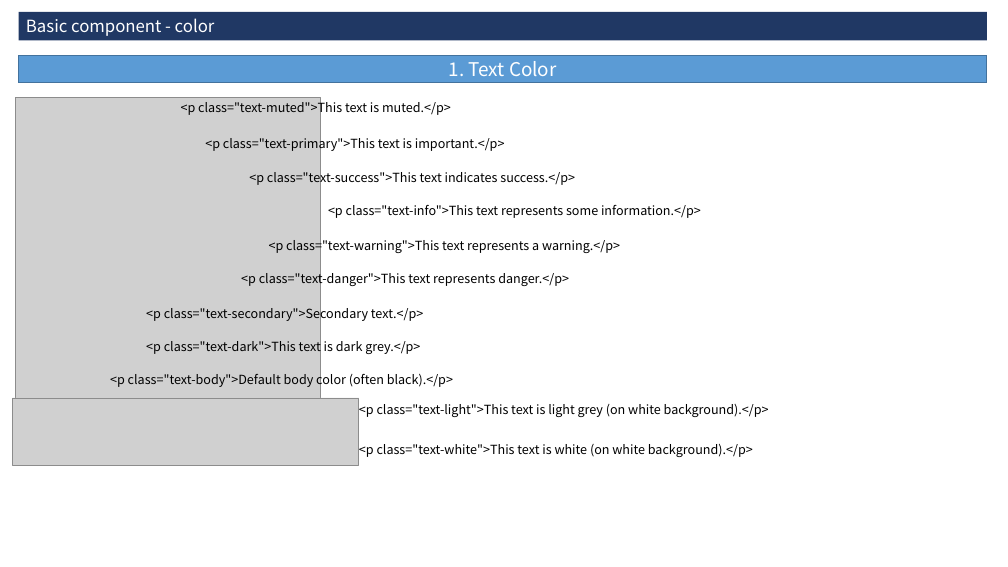
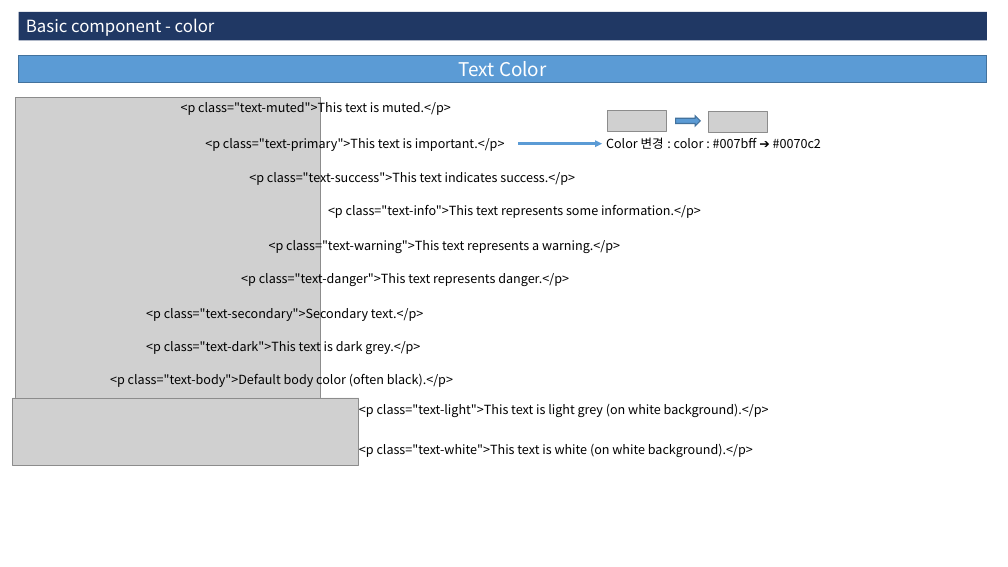
Before and after one commit to 3dwebart/html-publish, a slide deck: slide 32 of web/data/guide.pptx (slide 11 before the commit). Drawn at 1008x567 pixels with LibreOffice and Linux fonts; fonts in the diff are those of the drawing; grey boxes stand for pictures. Boxes give left, top, right and bottom in pixels: in the first picture for what was removed or moved away, otherwise in the second. Text is boxed around its words. In the diff, an @@ line names an element or a change of style, - is before the commit and + after.

```diff
--- a/web/data/guide.pptx
+++ b/web/data/guide.pptx
@@ text in rectangle at (459,61,547,76): text changed @@
-1. Text Color
+Text Color
@@ picture added at (607,110,666,132) @@
@@ right arrow added at (676,116,701,126), fill #5B9BD5, outline #43739E 1 pt @@
@@ picture added at (709,111,768,132) @@
@@ arrow added from (519, 144) to (602, 144), #5B9BD5 2.25 pt @@
@@ text added at (606,137,821,149), 12 pt, text #000000 @@
+Color 변경 : color : #007bff ➔ #0070c2
```
Also in this commit, not shown: 4 other slides changed, 26 slides added, 12 slides removed, 14 other files.
